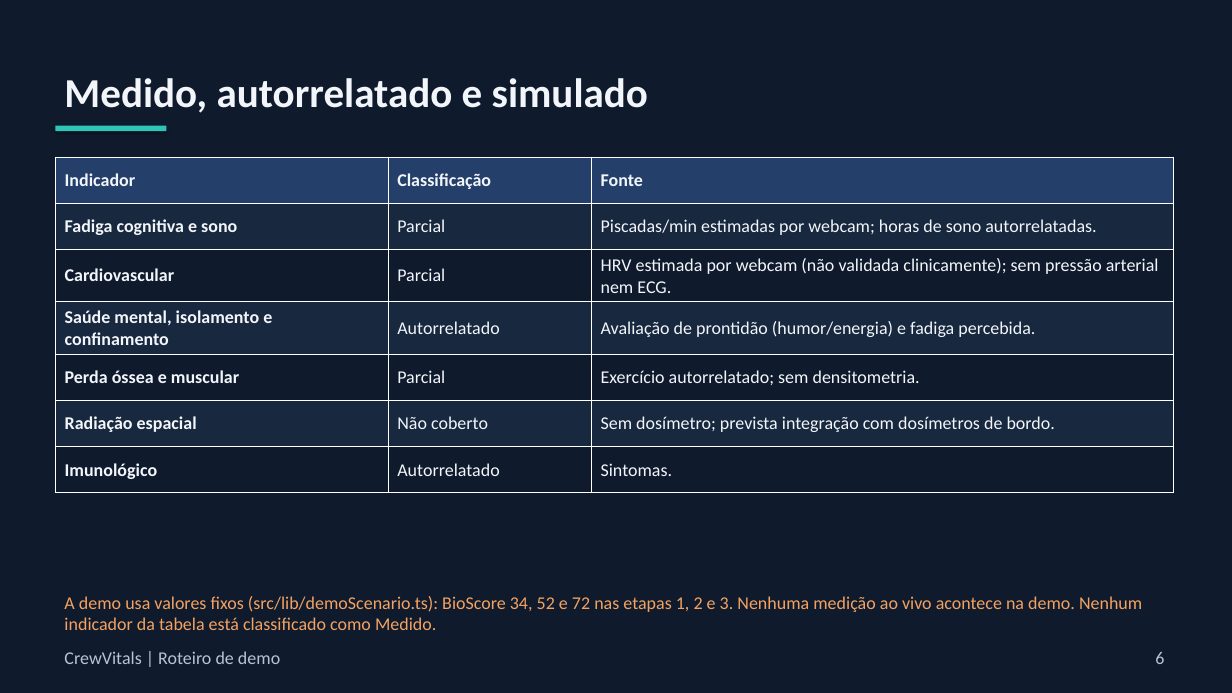
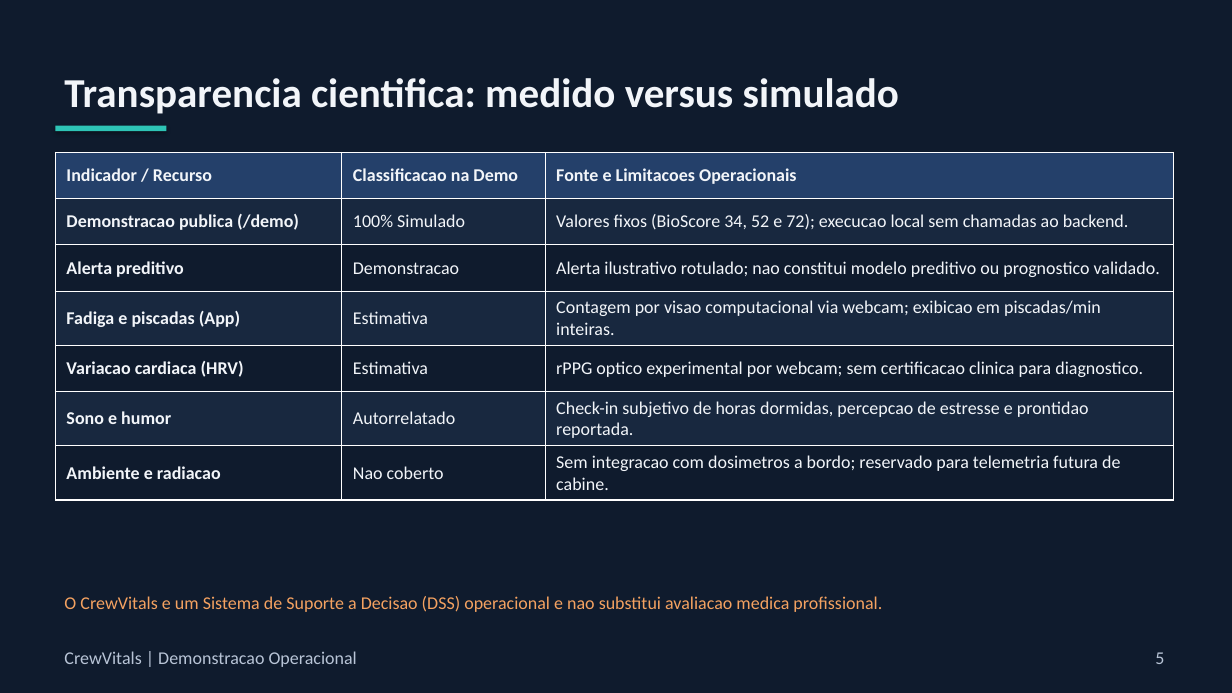
Before and after one commit to rodrigowindows/neuro-suite, a slide deck: slide 5 of docs/apresentacao/CrewVitals-Demo.pptx (slide 6 before the commit). Drawn at 1232x693 pixels with LibreOffice and Linux fonts; fonts in the diff are those of the drawing. Boxes give left, top, right and bottom in pixels: in the first picture for what was removed or moved away, otherwise in the second. Text is boxed around its words. In the diff, an @@ line names an element or a change of style, - is before the commit and + after.

Commit message:
docs(apresentacao): deck de 7 slides e roteiro de video 30s sem login

```diff
--- a/docs/apresentacao/CrewVitals-Demo.pptx
+++ b/docs/apresentacao/CrewVitals-Demo.pptx
@@ text at (x1=64, y1=78, x2=899, y2=114): text changed @@
-Medido, autorrelatado e simulado
+Transparencia cientifica: medido versus simulado
@@ table at (x1=55, y1=152, x2=1174, y2=494) @@
-row 1: Indicador | Classificação | Fonte
+row 1: Indicador / Recurso | Classificacao na Demo | Fonte e Limitacoes Operacionais
-row 2: Fadiga cognitiva e sono | Parcial | Piscadas/min estimadas por webcam; horas de sono autorrelatadas.
+row 2: Demonstracao publica (/demo) | 100% Simulado | Valores fixos (BioScore 34, 52 e 72); execucao local sem chamadas ao backend.
-row 3: Cardiovascular | Parcial | HRV estimada por webcam (não validada clinicamente); sem pressão arterial nem ECG.
+row 3: Alerta preditivo | Demonstracao | Alerta ilustrativo rotulado; nao constitui modelo preditivo ou prognostico validado.
-row 4: Saúde mental, isolamento e confinamento | Autorrelatado | Avaliação de prontidão (humor/energia) e fadiga percebida.
+row 4: Fadiga e piscadas (App) | Estimativa | Contagem por visao computacional via webcam; exibicao em piscadas/min inteiras.
-row 5: Perda óssea e muscular | Parcial | Exercício autorrelatado; sem densitometria.
+row 5: Variacao cardiaca (HRV) | Estimativa | rPPG optico experimental por webcam; sem certificacao clinica para diagnostico.
-row 6: Radiação espacial | Não coberto | Sem dosímetro; prevista integração com dosímetros de bordo.
+row 6: Sono e humor | Autorrelatado | Check-in subjetivo de horas dormidas, percepcao de estresse e prontidao reportada.
-row 7: Imunológico | Autorrelatado | Sintomas.
+row 7: Ambiente e radiacao | Nao coberto | Sem integracao com dosimetros a bordo; reservado para telemetria futura de cabine.
@@ table resized from (x1=55, y1=157, x2=1174, y2=483) to (x1=55, y1=152, x2=1174, y2=494) @@
@@ text at (x1=64, y1=596, x2=882, y2=612): text changed @@
-A demo usa valores fixos (src/lib/demoScenario.ts): BioScore 34, 52 e 72 nas etapas 1, 2 e 3. Nenhuma medição ao vivo acontece na demo. Nenhum indicador da tabela está classificado como Medido.
+O CrewVitals e um Sistema de Suporte a Decisao (DSS) operacional e nao substitui avaliacao medica profissional.
@@ text at (x1=64, y1=651, x2=357, y2=667): text changed @@
-CrewVitals | Roteiro de demo
+CrewVitals | Demonstracao Operacional
@@ text at (x1=1155, y1=652, x2=1164, y2=664): text changed @@
-6
+5
```
Also in this commit, not shown: 6 slides added, 8 slides removed, 3 other files.
